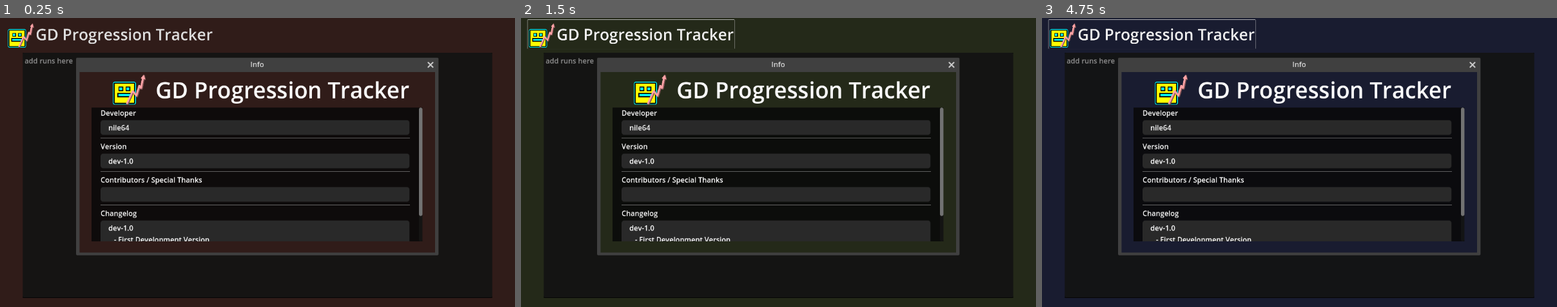
Above: before the commit, frames 1-3 (left to right).
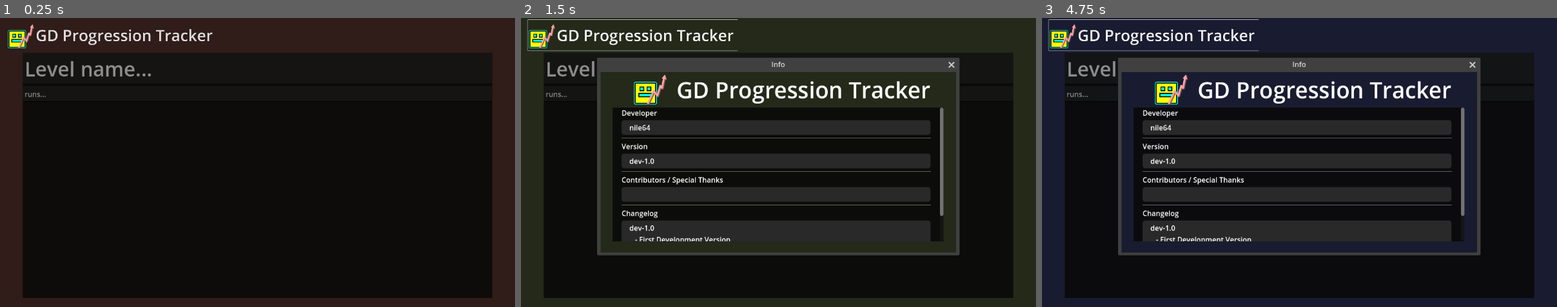
Above: after the commit, the same moments.

Repository: nile64/gdprogressiontracker
Game: Godot game, scene res://main.tscn
Two runs of this game, one before a commit and one after it. Both use one fixed random seed, a clock stepped at 60 frames per second and the inputs below.
Inputs:
- Up to frame 1 (0.25 s): no input
- Up to frame 2 (1.5 s): click "GD Progression Tracker" at 0.5 s; click "GD Progression Tracker" at 1.25 s
- Up to frame 3 (4.75 s): click "GD Progression Tracker" at 2 s; tap Enter at 2.75, 4.25 s; tap Space at 3.5 s

The runs differ from the first frame. In frame 1, 33% of the frame differs, in the area x 1-86%, y 1-83%; in frame 2, 1.2%; in frame 3, 1.2%.

Commit message:
fix bugs, add more textboxes

Diff:
--- a/main.gd
+++ b/main.gd
@@ -7,7 +7,7 @@
 
 # Called when the node enters the scene tree for the first time.
 func _ready():
-	$Button/Window/Panel/ScrollContainer/VBoxContainer/VersionLabel.text = "   " + ProjectSettings.get_setting("application/config/version")
+	$Info/Window/Panel/ScrollContainer/VBoxContainer/VersionLabel.text = "   " + ProjectSettings.get_setting("application/config/version")
 
 
 # Called every frame. 'delta' is the elapsed time since the previous frame.
@@ -23,4 +23,4 @@
 	RenderingServer.set_default_clear_color(gradient.sample(colorStep))
 
 func _open_credits_window():
-	$Button/Window.show();
+	$Info/Window.show();
--- a/main.tscn
+++ b/main.tscn
@@ -38,25 +38,27 @@
 script = ExtResource("1_r1bpx")
 gradient = SubResource("Gradient_ugxdt")
 
-[node name="Button" type="Button" parent="."]
+[node name="Info" type="Button" parent="."]
 layout_mode = 1
 offset_left = 15.0
 offset_top = 4.0
-offset_right = 1074.0
-offset_bottom = 208.0
+offset_right = 1495.38
+offset_bottom = 221.88
 scale = Vector2(0.317272, 0.317272)
 theme_override_font_sizes/font_size = 110
 text = "GD Progression Tracker"
 icon = ExtResource("2_s6j33")
 flat = true
+alignment = 0
 
-[node name="Window" type="Window" parent="Button"]
+[node name="Window" type="Window" parent="Info"]
 title = "Info"
 initial_position = 2
 size = Vector2i(795, 405)
+visible = false
 script = ExtResource("3_fqehp")
 
-[node name="Panel" type="Panel" parent="Button/Window"]
+[node name="Panel" type="Panel" parent="Info/Window"]
 anchors_preset = 15
 anchor_right = 1.0
 anchor_bottom = 1.0
@@ -67,7 +69,7 @@
 grow_horizontal = 2
 grow_vertical = 2
 
-[node name="ScrollContainer" type="ScrollContainer" parent="Button/Window/Panel"]
+[node name="ScrollContainer" type="ScrollContainer" parent="Info/Window/Panel"]
 layout_mode = 1
 anchors_preset = 15
 anchor_right = 1.0
@@ -77,52 +79,52 @@
 grow_vertical = 2
 horizontal_scroll_mode = 0
 
-[node name="VBoxContainer" type="VBoxContainer" parent="Button/Window/Panel/ScrollContainer"]
+[node name="VBoxContainer" type="VBoxContainer" parent="Info/Window/Panel/ScrollContainer"]
 layout_mode = 2
 theme_override_constants/separation = 5
 
-[node name="Label" type="Label" parent="Button/Window/Panel/ScrollContainer/VBoxContainer"]
+[node name="Label" type="Label" parent="Info/Window/Panel/ScrollContainer/VBoxContainer"]
 layout_mode = 2
 text = "Developer                                                                                                                                                   "
 
-[node name="Label2" type="Label" parent="Button/Window/Panel/ScrollContainer/VBoxContainer"]
+[node name="Label2" type="Label" parent="Info/Window/Panel/ScrollContainer/VBoxContainer"]
 layout_mode = 2
 theme_override_styles/normal = SubResource("StyleBoxFlat_wb0tg")
 text = "   nile64"
 
-[node name="HSeparator" type="HSeparator" parent="Button/Window/Panel/ScrollContainer/VBoxContainer"]
+[node name="HSeparator" type="HSeparator" parent="Info/Window/Panel/ScrollContainer/VBoxContainer"]
 layout_mode = 2
 
-[node name="Label3" type="Label" parent="Button/Window/Panel/ScrollContainer/VBoxContainer"]
+[node name="Label3" type="Label" parent="Info/Window/Panel/ScrollContainer/VBoxContainer"]
 layout_mode = 2
 text = "Version"
 
-[node name="VersionLabel" type="Label" parent="Button/Window/Panel/ScrollContainer/VBoxContainer"]
+[node name="VersionLabel" type="Label" parent="Info/Window/Panel/ScrollContainer/VBoxContainer"]
 layout_mode = 2
 theme_override_styles/normal = SubResource("StyleBoxFlat_wb0tg")
 text = "   vID"
 
-[node name="HSeparator2" type="HSeparator" parent="Button/Window/Panel/ScrollContainer/VBoxContainer"]
+[node name="HSeparator2" type="HSeparator" parent="Info/Window/Panel/ScrollContainer/VBoxContainer"]
 layout_mode = 2
 
-[node name="Label5" type="Label" parent="Button/Window/Panel/ScrollContainer/VBoxContainer"]
+[node name="Label5" type="Label" parent="Info/Window/Panel/ScrollContainer/VBoxContainer"]
 layout_mode = 2
 text = "Contributors / Special Thanks"
 
-[node name="thanks" type="Label" parent="Button/Window/Panel/ScrollContainer/VBoxContainer"]
+[node name="thanks" type="Label" parent="Info/Window/Panel/ScrollContainer/VBoxContainer"]
 layout_mode = 2
 theme_override_styles/normal = SubResource("StyleBoxFlat_wb0tg")
 text = "   "
 
-[node name="HSeparator4" type="HSeparator" parent="Button/Window/Panel/ScrollContainer/VBoxContainer"]
+[node name="HSeparator4" type="HSeparator" parent="Info/Window/Panel/ScrollContainer/VBoxContainer"]
 layout_mode = 2
 
-[node name="Label4" type="Label" parent="Button/Window/Panel/ScrollContainer/VBoxContainer"]
+[node name="Label4" type="Label" parent="Info/Window/Panel/ScrollContainer/VBoxContainer"]
 layout_mode = 2
 text = "Changelog
 "
 
-[node name="Changelog" type="Label" parent="Button/Window/Panel/ScrollContainer/VBoxContainer"]
+[node name="Changelog" type="Label" parent="Info/Window/Panel/ScrollContainer/VBoxContainer"]
 layout_mode = 2
 theme_override_styles/normal = SubResource("StyleBoxFlat_wb0tg")
 text = "   dev-1.0
@@ -130,10 +132,10 @@
       - Added Info Popup
       - Added Text box to input runs. Temporary."
 
-[node name="HSeparator3" type="HSeparator" parent="Button/Window/Panel/ScrollContainer/VBoxContainer"]
+[node name="HSeparator3" type="HSeparator" parent="Info/Window/Panel/ScrollContainer/VBoxContainer"]
 layout_mode = 2
 
-[node name="Label" type="Label" parent="Button/Window"]
+[node name="Label" type="Label" parent="Info/Window"]
 offset_left = 170.0
 offset_top = 5.0
 offset_right = 738.0
@@ -141,7 +143,7 @@
 theme_override_font_sizes/font_size = 50
 text = "GD Progression Tracker"
 
-[node name="Sprite2D" type="Sprite2D" parent="Button/Window"]
+[node name="Sprite2D" type="Sprite2D" parent="Info/Window"]
 position = Vector2(112, 36)
 scale = Vector2(0.4, 0.4)
 texture = ExtResource("2_s6j33")
@@ -158,14 +160,29 @@
 grow_horizontal = 2
 grow_vertical = 2
 
-[node name="TextEdit" type="TextEdit" parent="Panel"]
+[node name="ScrollContainer" type="ScrollContainer" parent="Panel"]
 layout_mode = 1
 anchors_preset = 15
 anchor_right = 1.0
 anchor_bottom = 1.0
 grow_horizontal = 2
 grow_vertical = 2
-placeholder_text = "add runs here"
+horizontal_scroll_mode = 0
+metadata/_edit_use_anchors_ = true
 
-[connection signal="button_down" from="Button" to="." method="_open_credits_window"]
-[connection signal="close_requested" from="Button/Window" to="Button/Window" method="on_close_requested"]
+[node name="VBoxContainer" type="VBoxContainer" parent="Panel/ScrollContainer"]
+layout_mode = 2
+size_flags_horizontal = 3
+
+[node name="LineEdit" type="LineEdit" parent="Panel/ScrollContainer/VBoxContainer"]
+layout_mode = 2
+theme_override_font_sizes/font_size = 45
+placeholder_text = "Level name..."
+
+[node name="TextEdit" type="TextEdit" parent="Panel/ScrollContainer/VBoxContainer"]
+layout_mode = 2
+placeholder_text = "runs..."
+scroll_fit_content_height = true
+
+[connection signal="button_down" from="Info" to="." method="_open_credits_window"]
+[connection signal="close_requested" from="Info/Window" to="Info/Window" method="on_close_requested"]
Binary file changed: Sprites/icon.png
Not shown, added: export_presets.cfg
